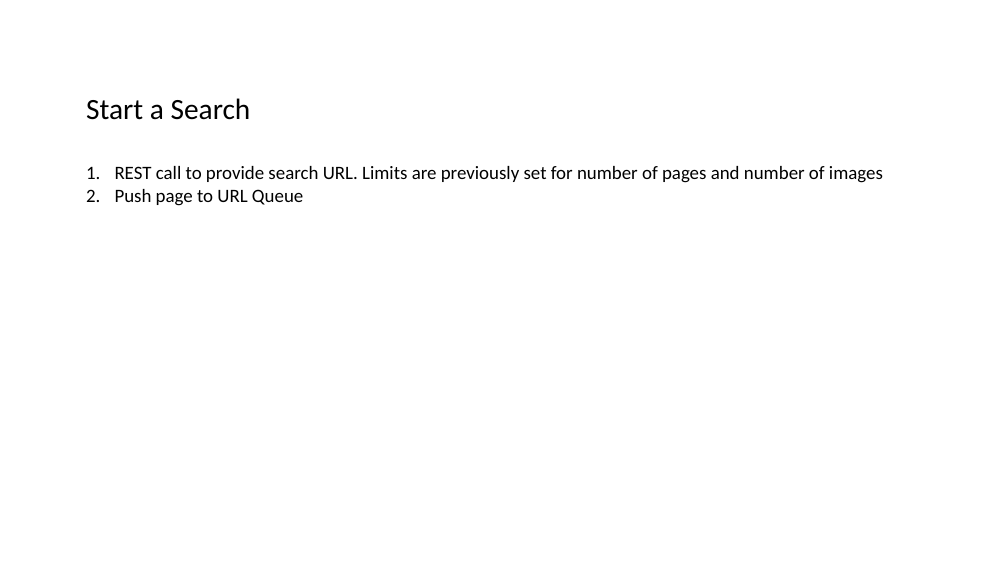
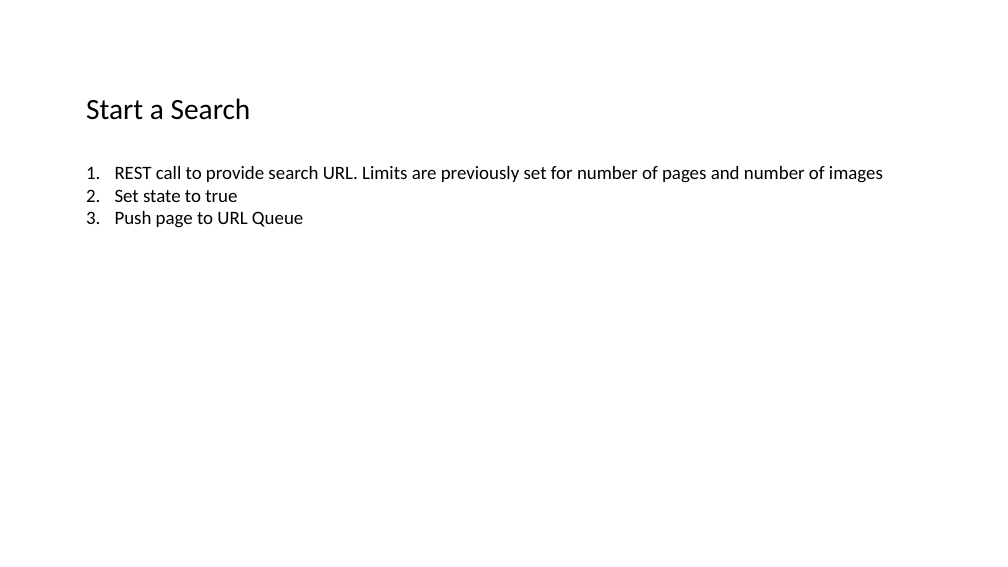
Before and after one commit to datim/squid, a slide deck: slide 4 of docs/design.pptx. Drawn at 1008x567 pixels with LibreOffice and Linux fonts; fonts in the diff are those of the drawing. Boxes give left, top, right and bottom in pixels: in the first picture for what was removed or moved away, otherwise in the second. Text is boxed around its words. In the diff, an @@ line names an element or a change of style, - is before the commit and + after.

```diff
--- a/docs/design.pptx
+++ b/docs/design.pptx
@@ text at (115,189,237,202): paragraph added @@
+2. Set state to true
```
Also in this commit, not shown: 5 other slides changed.
